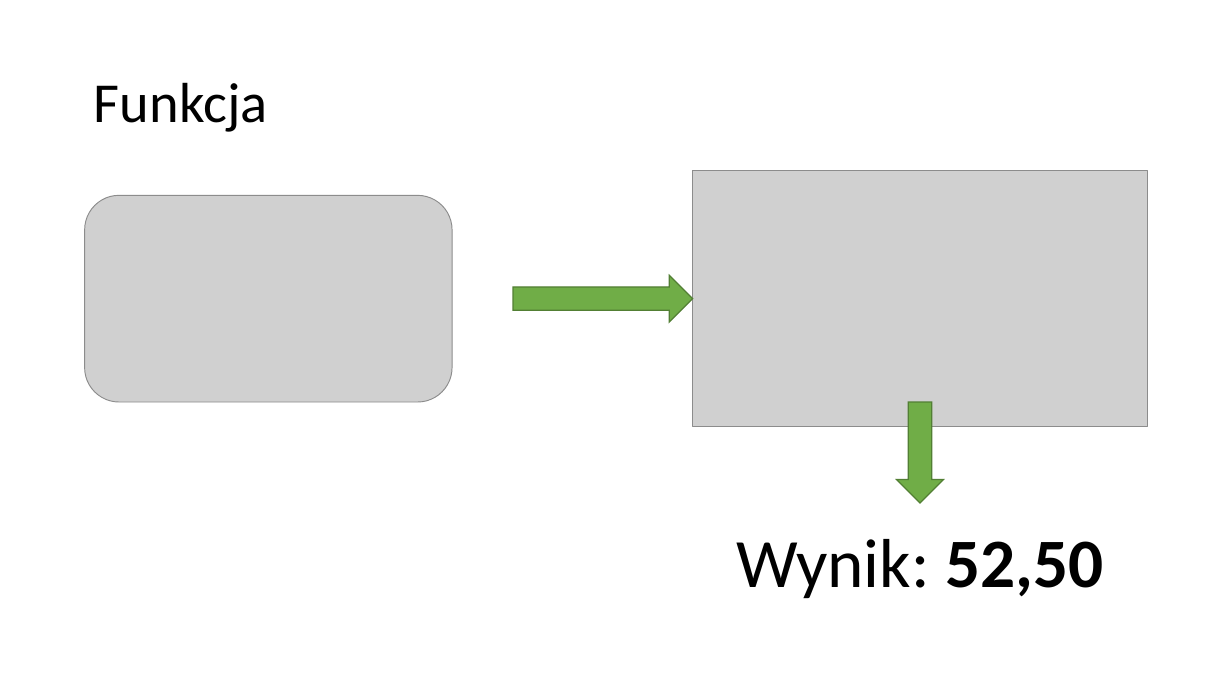
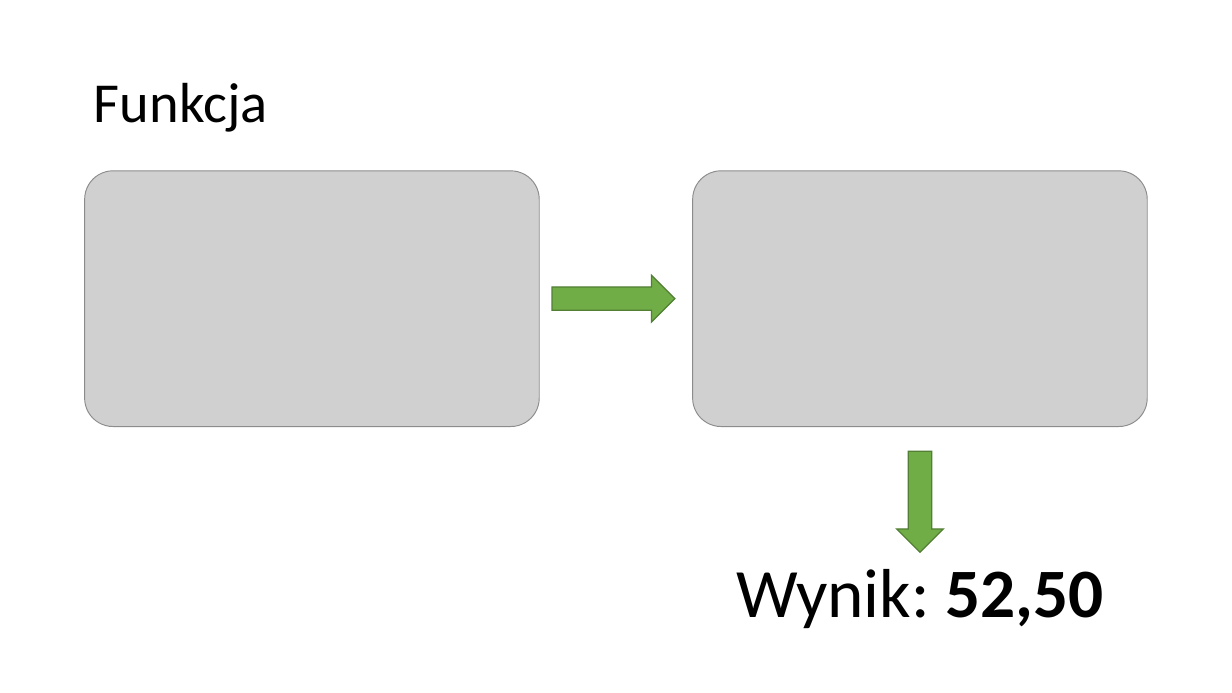
Before and after one commit to blackbat13/CS-HTiEW, a slide deck: slide 13 of Wprowadzenie do funkcji/I. Wprowadzenie do funkcji/Funkcje.pptx. Drawn at 1232x693 pixels with LibreOffice and Linux fonts; fonts in the diff are those of the drawing; grey boxes stand for pictures. Boxes give left, top, right and bottom in pixels: in the first picture for what was removed or moved away, otherwise in the second. Text is boxed around its words. In the diff, an @@ line names an element or a change of style, - is before the commit and + after.

```diff
--- a/Wprowadzenie do funkcji/I. Wprowadzenie do funkcji/Funkcje.pptx
+++ b/Wprowadzenie do funkcji/I. Wprowadzenie do funkcji/Funkcje.pptx
@@ picture: place and size @@
-picture at (85, 195, 453, 402)
+picture at (85, 171, 540, 427)
@@ right arrow: place and size @@
-right arrow at (513, 275, 692, 322)
+right arrow at (553, 275, 676, 322)
@@ right arrow: place and size @@
-right arrow at (897, 402, 943, 502)
+right arrow at (897, 451, 943, 552)
@@ text "Wynik: 52,50": place and size @@
-text "Wynik: 52,50" at (736, 539, 1103, 599)
+text "Wynik: 52,50" at (736, 569, 1103, 629)
```
Also in this commit, not shown: 1 other slide changed.
